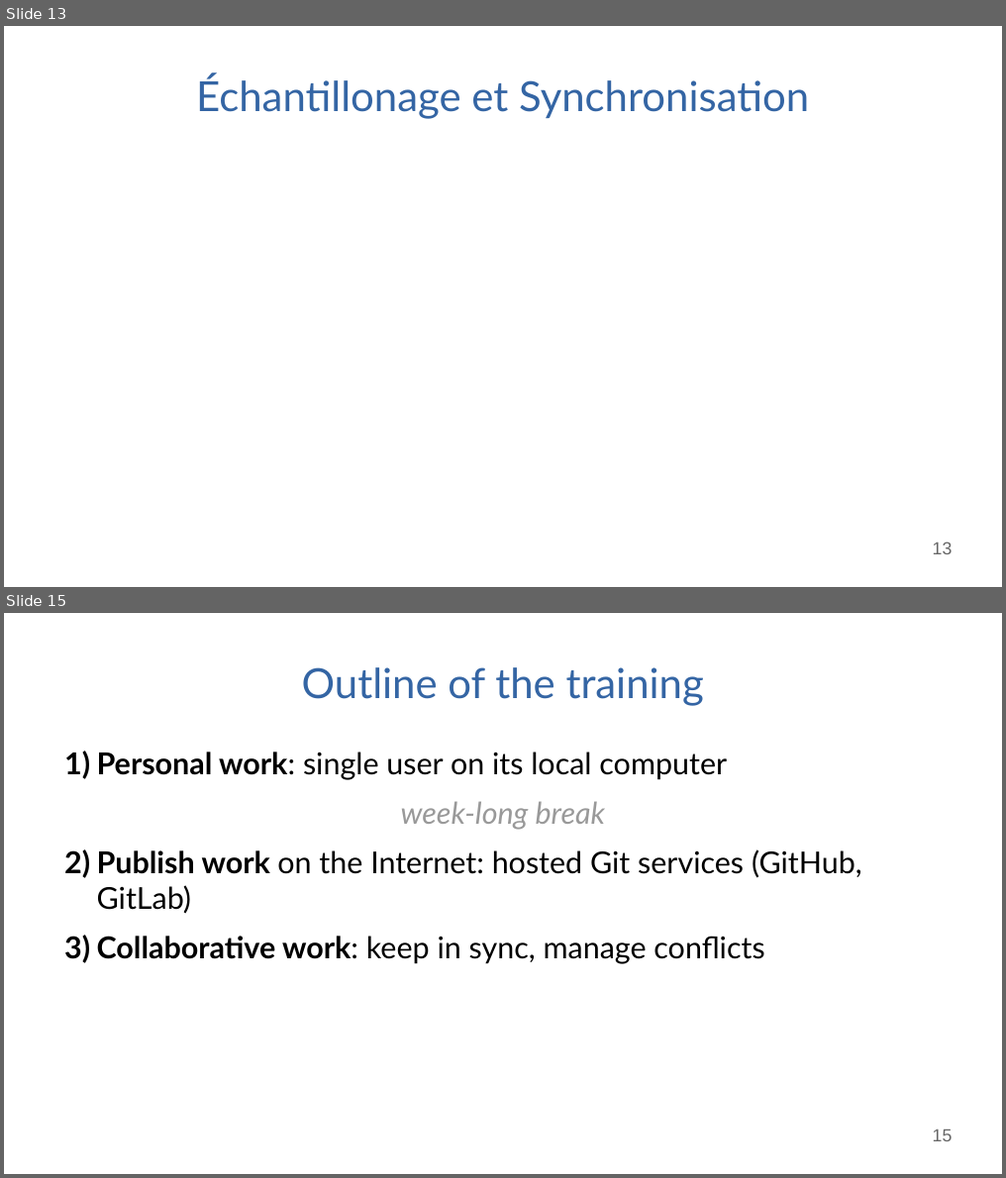
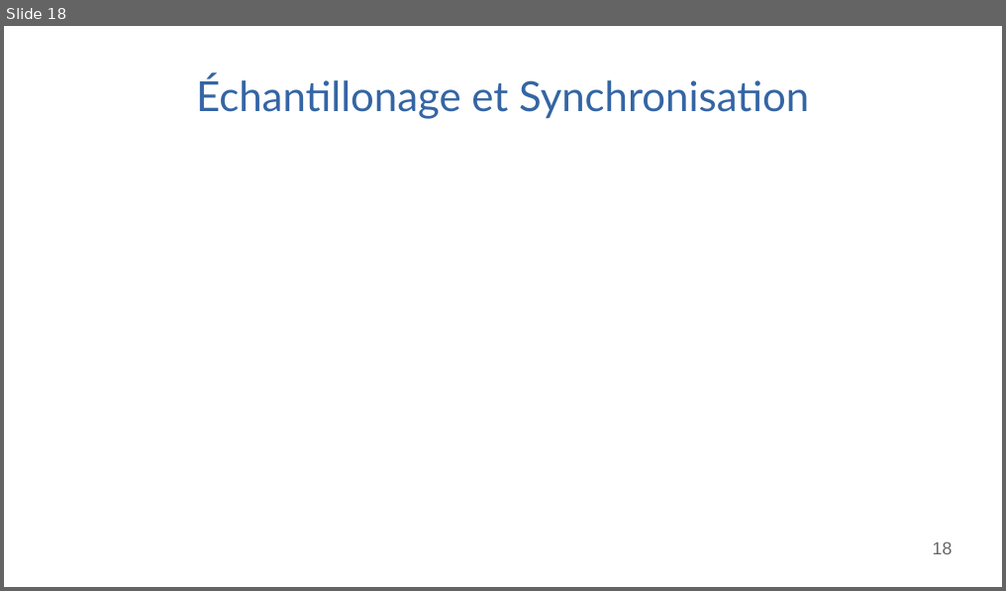
Before and after one commit to pierre-haessig/matlab-data-course, a slide deck: BE Data diapos.odp. Shown one above the other, each under a label of ours: slides 13 and 15 before the commit, slide 18 after it; the slides between them are not shown. The pictures are 1006x1178 and 1006x591 pixels, drawn with LibreOffice and Linux fonts; fonts in the diff are those of the drawing. Boxes give left, top, right and bottom in pixels: in the first picture for what was removed or moved away, otherwise in the second. Text is boxed around its words. In the diff, an @@ line names an element or a change of style, - is before the commit and + after.

```diff
--- a/BE Data diapos.odp
+++ b/BE Data diapos.odp
@@ slide 15 removed at (4, 613, 1002, 1174), background #FFFFFF @@
@@ title removed at (302, 667, 704, 706) @@
-Outline of the training
@@ text removed at (97, 752, 862, 964) @@
-1) Personal work: single user on its local computer
-week-long break
-1) Publish work on the Internet: hosted Git services (GitHub, GitLab)
-2) Collaborative work: keep in sync, manage conflicts
@@ page number removed at (933, 1130, 952, 1142) @@
-15
@@ what was slide 13 is now slide 18 @@
@@ page number at (933, 542, 952, 555): text changed @@
-13
+18
```
Also in this commit, not shown: 7 slides changed, 10 slides added, 5 other slides removed, 5 other files.
